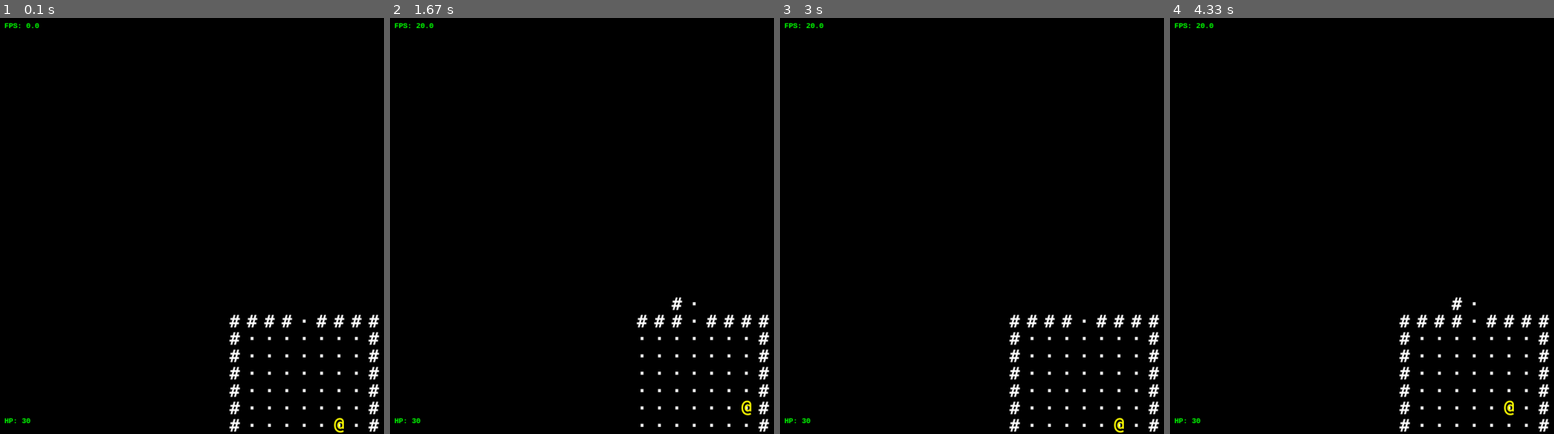
Above: before the commit, frames 1-4 (left to right).
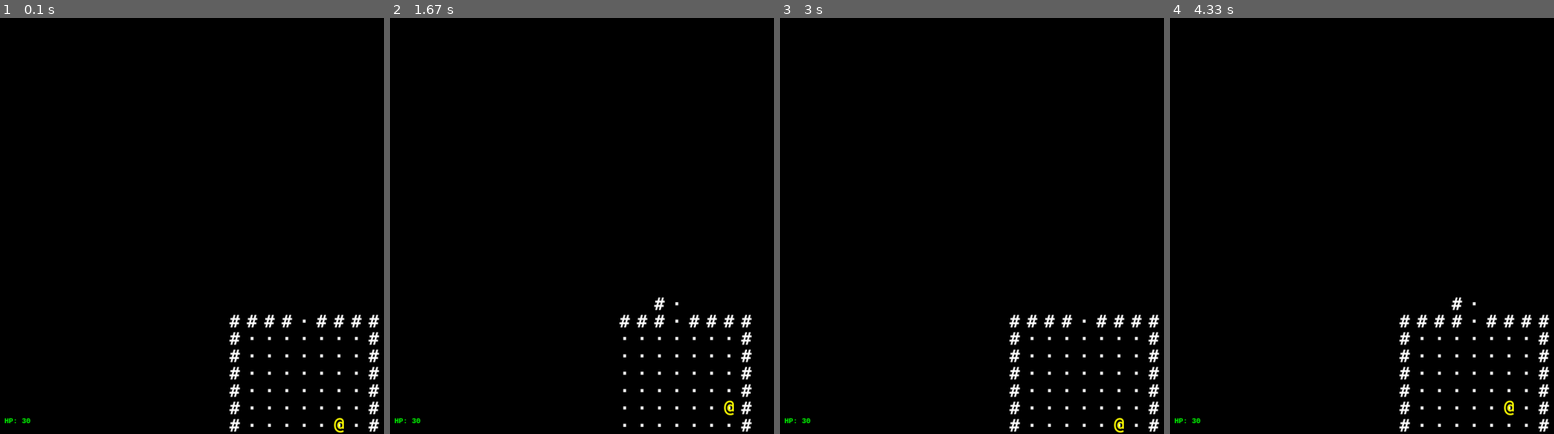
Above: after the commit, the same moments.

Repository: LukeMS/dnf_game
Game: pygame game, started from level.py
Same seed, same stepped clock (60 frames per second), same inputs: the game is played once before the commit and once after it.
Inputs:
- Up to frame 1 (0.1 s): no input
- Up to frame 2 (1.67 s): hold Right 0.33-0.8 s; hold Up 0.83-1.13 s
- Up to frame 3 (3 s): tap Space at 1.67 s; hold Left 2-2.53 s; hold Down 2.57-2.87 s
- Up to frame 4 (4.33 s): hold Left 3.33-3.73 s; hold Up 3.77-4.13 s; hold Right from 4.17 s (still down)

The runs differ from the first frame. In frame 1, less than 0.1% of the frame differs, in the area x 1-11%, y 1-3%; in frame 2, 1.3%, in the area x 1-99%, y 1-100%; in frame 3, less than 0.1%; in frame 4, less than 0.1%.

Commit message:
pygame-libtcod 3

Diff:
--- a/constants.py
+++ b/constants.py
@@ -22,6 +22,7 @@
 MAX_ROOMS = 30
 
 MAX_ROOM_MONSTERS = 3
+ROOM_ITEM_CHANCE = [80, 15, 5]
 
 
 class GameColor:
--- a/game.py
+++ b/game.py
@@ -236,4 +236,5 @@
         self.current_scene.start()
 
     def quit(self):
+        self.current_scene.quit()
         self.alive = False
--- a/game_types.py
+++ b/game_types.py
@@ -4,9 +4,18 @@
 class Position:
     # pygame.Rect
 
-    def __init__(self, x, y):
-        self.x = x
-        self.y = y
+    def __init__(self, *args):
+        pos = args[0]
+        if len(args) == 1 and isinstance(pos, (tuple, Position)):
+            self.x, self.y = pos
+        else:
+            self.x, self.y = args[0], args[1]
+
+    def __mod__(self, n):
+        if isinstance(n, (tuple, Position)):
+            return Position(self.x % n[0], self.y % n[1])
+        elif isinstance(n, (int, float)):
+            return Position(self.x % n, self.y % n)
 
     def __truediv__(self, n):
         if isinstance(n, tuple):
@@ -45,13 +54,21 @@
     def __str__(self):
         return "x, y: {}".format((self.x, self.y))
 
+    def __getitem__(self, key):
+        if key == 0:
+            return self.x
+        else:
+            return self.y
+
 
 if __name__ == '__main__':
     pos = Position(2, 4)
-    print(pos == (2, 4))
-    #print(pos == Position(2, 4))
-    #d = {}
-    #d[pos] = 1
-    #print(pos + (1, -1))
-    print(Position(2, 4) == Position(2, 5))
-    print(tuple(pos))
+    # print(pos == (2, 4))
+    # print(pos == Position(2, 4))
+    # d = {}
+    # d[pos] = 1
+    # print(pos + (1, -1))
+    # print(Position(2, 4) == Position(2, 5))
+    # print(tuple(pos))
+    path = [(2, 4), (1, 3)]
+    print(pos in path)
--- a/gamemap.py
+++ b/gamemap.py
@@ -27,13 +27,18 @@
             return self._objects
 
     def valid_tile(self, pos):
-        for obj in self.objects:
-            if obj.pos == pos and obj.blocks:
-                return False
-        return (
-            0 <= pos[0] < self.width and
-            0 <= pos[1] < self.height and
-            not self.get_cell_at_pos(pos).block_mov)
+        if not (
+            pos is not None and
+            not self.grid[pos].block_mov and
+            0 <= pos[0] < self.width
+            and 0 <= pos[1] < self.height
+        ):
+            return False
+        else:
+            for obj in self.objects:
+                if obj.pos == pos and obj.blocks:
+                    return False
+            return True
 
     def get_neighbors(self, pos):
         lst = []
--- /dev/null
+++ b/gui.py
@@ -0,0 +1,127 @@
+import os
+import pygame
+
+from constants import GameColor
+import resources
+
+
+class _Hud:
+    """Semi-Abstract object for subclassing"""
+    x = 16
+    y = 16
+    height = 26
+    font_size = 20
+    total_width = 160
+    alpha = 90
+    bar_color = GameColor.light_red
+    text_color_table = [
+        (range(0, 25), GameColor.dark_orange),
+        (range(25, 50), GameColor.yellow),
+        (range(50, 75), GameColor.lime),
+        (range(75, 101), GameColor.green)
+    ]
+
+    def __init__(self, name, value, maximum):
+        self.name = name
+        self.value = value
+        self.maximum = maximum
+        self.set_color()
+
+        self.screen = pygame.display.get_surface()
+
+        if self.alpha is None:
+            flags = 0
+        else:
+            flags = pygame.SRCALPHA
+            bar_color = list(self.bar_color)
+            bar_color.append(self.alpha)
+            self.bar_color = tuple(bar_color)
+
+        while True:
+            test_font = fonts.load('caladea-regular.ttf', self.font_size)
+            test_size = test_font.size(self.text)[0]
+            if test_size > self.total_width - 16:
+                self.font_size -= 1
+            else:
+                self.font = test_font
+                break
+        self.bg_surface = pygame.Surface(
+            (self.bar_width(), self.height), flags)
+        self.bg_rect = self.bg_surface.get_rect()
+        self.bg_rect.topleft = (self.x, self.y)
+
+    def bar_width(self, value=None):
+        if value is None:
+            return int(self.value / self.maximum * self.total_width)
+        else:
+            return int(value / self.maximum * self.total_width)
+
+    def set_value(self, value):
+        self.value = value
+        w, h = [self.bar_width(), self.bg_surface.get_height()]
+        if w < 1:
+            new_size = (1, h)
+        else:
+            new_size = (w, h)
+
+        self.bg_surface = pygame.transform.scale(self.bg_surface, new_size)
+
+        self.set_color()
+
+    def set_color(self):
+        self.text_color = self.get_color()
+
+    def get_color(self):
+        percent = self.percent
+        table = self.text_color_table
+
+        for i in range(len(table)):
+            rng = table[i][0]
+            color = table[i][1]
+            if percent in rng:
+                return color
+
+    def draw(self):
+        self.bg_surface.fill(self.bar_color)
+        self.screen.blit(self.bg_surface, self.bg_rect)
+
+        self.screen.blit(
+            self.font.render(self.text, 0, self.text_color),
+            (self.bg_rect.left + 8, self.bg_rect.top))
+
+    @property
+    def percent(self):
+        return int(self.value / self.maximum * 100)
+
+    @property
+    def text(self):
+        return str(self.name + " {}/{}".format(self.value, self.maximum))
+
+
+if __name__ == '__main__':
+    pygame.init()
+
+    # set up the window
+    DISPLAYSURF = pygame.display.set_mode((800, 600))
+
+    fonts = resources.Fonts(path=os.path.join("resources", "fonts"))
+
+    hud = _Hud(name="Health", value=100, maximum=100)
+    clock = pygame.time.Clock()
+    # run the game loop
+    running = True
+    while running:
+        DISPLAYSURF.fill(GameColor.black)
+
+        for event in pygame.event.get():
+            if event.type == pygame.QUIT:
+                running = False
+
+        hud.draw()
+        if True:
+            value = hud.value - 5
+            value = value % 100
+            hud.set_value(value)
+
+        pygame.display.update()
+        clock.tick(10)
--- a/level.py
+++ b/level.py
@@ -1,5 +1,8 @@
+import sys
 import random
-# import traceback
+import threading
+import time
+import traceback
 
 import pygame
 from pygame.locals import *
@@ -12,6 +15,7 @@
 # import rnd_gen
 import gamemap
 import fov
+from game_types import Position
 
 
 class LevelScene(BaseScene):
@@ -39,10 +43,16 @@
 
         self.place_objects()
 
-        self.offset = self.player // 2
-        print(self.player.pos, self.offset)
+        self.set_offset(self.player)
+        # print(self.player.pos, self.offset)
 
         self.set_fov()
+
+        self.thread_handle_turn = threading.Thread(
+            target=self.handle_turn, daemon=True)
+        self.thread_handle_turn.start()
+
+        self.pathing = []
 
     def place_objects(self):
         x, y = self.map.rooms[0].random_point(map=self.tiles)
@@ -97,27 +107,43 @@
 
         return False, None
 
+    def validate_pos(self, pos, mode='screen'):
+        if mode == 'screen':
+            x, y = pos
+            x = max(0, x)
+            x = min(self.max_x - SCREEN_COLS, x)
+
+            x = max(0, y)
+            x = min(self.max_y - SCREEN_ROWS, y)
+            return Position((x, y))
+
+    def set_offset(self, object):
+        self.offset = object // 2
+
     def scroll(self, rel):
         """scroll map using relative coordinates"""
         if not self.scrolling:
             return
 
-        self.offset = [self.offset[0] + rel[0], self.offset[1] + rel[1]]
-
-        self.offset[0] = max(0, self.offset[0])
-        self.offset[0] = min(self.max_x - SCREEN_COLS, self.offset[0])
-
-        self.offset[1] = max(0, self.offset[1])
-        self.offset[1] = min(self.max_y - SCREEN_ROWS, self.offset[1])
+        x, y = [self.offset[0] + rel[0], self.offset[1] + rel[1]]
+
+        x = max(0, x)
+        x = min(self.max_x - SCREEN_COLS, x)
+
+        y = max(0, y)
+        y = min(self.max_y - SCREEN_ROWS, y)
+
+        self.offset = Position(x, y)
 
         if DEBUG:
             print((self.offset))
 
     def set_fov(self):
+        self.set_offset(self.player)
         for y in range(SCREEN_ROWS):
             for x in range(SCREEN_COLS):
                 # draw tile at (x,y)
-                tile = self.tiles[x + self.offset[0], y + self.offset[1]]
+                tile = self.tiles[self.offset + (x, y)]
                 tile.visible = False
 
         fov.fieldOfView(self.player.x, self.player.y,
@@ -139,50 +165,73 @@
 
     def new_turn(self):
         self.turn += 1
-        # print("Turn {}".format(self.turn))
+        print("Turn {}".format(self.turn))
         self.player.active = True
         for object in self.objects:
                 object.active = True
 
     def handle_turn(self):
-        # all_done = True
-        for object in self.objects:
-            if object.ai and object.active:
-                object.ai.take_turn()
-                # all_done = False
-        # if all_done and not self.player.active:
-        if not self.player.active:
-            self.new_turn()
-
-    def on_update(self, force=False):
+        # thread_handle_turn
+        while True:
+            if self.game_state == 'playing':
+                self.pathing = []
+                for object in self.objects:
+                    if (
+                        object.ai and object.active and
+                        (object.next_to_vis or self.tiles[object.pos].visible)
+                    ):
+                        object.ai.take_turn()
+                        time.sleep(0.1)
+                    if object is not self.player:
+                        object.active = False
+
+                if not self.player.active:
+                    self.new_turn()
+            time.sleep(0.2)
+
+    def on_update(self):
         # loop all tiles, and draw
         for y in range(SCREEN_ROWS):
             for x in range(SCREEN_COLS):
                 # draw tile at (x,y)
-                tile = self.tiles[x + self.offset[0], y + self.offset[1]]
+                try:
+                    pos = self.offset + (x, y)
+                    tile = self.tiles[pos]
+                except KeyError:
+                    print("(x, y)", (x, y))
+                    print("self.offset", self.offset)
+                    print("pos", pos)
+                    print(traceback.format_exc())
+                    sys.exit(-1)
                 if tile.visible:
-                    self.game.gfx.draw(tile.id, (x, y))
+                    if pos not in self.remains:
+                        if pos in self.pathing:
+                            self.game.gfx.draw(tile.id, (x, y),
+                                               color=GameColor.red)
+                        else:
+                            self.game.gfx.draw(tile.id, (x, y))
                 elif tile.explored:
                     self.game.gfx.draw(tile.id, (x, y),
                                        color=GameColor.darkest_grey)
 
         self.remains.update()
         self.objects.update()
-        self.handle_turn()
+        # self.handle_turn()
         self.game.gfx.hud.text = "HP: {}".format(self.player.fighter.hp)
         self.game.gfx.hud.draw()
 
     def on_key_press(self, event):
-        if event.type == pygame.KEYDOWN:
-            if self.game_state == 'playing' and self.player.active:
-                if event.key == pygame.K_UP:
-                    self.player.action(0, -1)
-                elif event.key == pygame.K_DOWN:
-                    self.player.action(0, 1)
-                elif event.key == pygame.K_LEFT:
-                    self.player.action(-1, 0)
-                elif event.key == pygame.K_RIGHT:
-                    self.player.action(1, 0)
+        if self.game_state == 'playing' and self.player.active:
+            if event.key == pygame.K_UP:
+                self.player.action(0, -1)
+            elif event.key == pygame.K_DOWN:
+                self.player.action(0, 1)
+            elif event.key == pygame.K_LEFT:
+                self.player.action(-1, 0)
+            elif event.key == pygame.K_RIGHT:
+                self.player.action(1, 0)
+            elif event.key == pygame.K_SPACE:
+                self.player.action()
 
     def on_mouse_scroll(self, event):
         keys = pygame.key.get_pressed()
@@ -201,8 +250,14 @@
             else:
                 self.scroll((0, 1))
 
+    def quit(self):
+        # threading.Thread.
+        # self.thread_handle_turn
+        pass
+
 if __name__ == '__main__':
     from constants import LIMIT_FPS, SCREEN_WIDTH, SCREEN_HEIGHT
     game = Game(
         scene=LevelScene, framerate=LIMIT_FPS,
-        width=SCREEN_WIDTH, height=SCREEN_HEIGHT)
+        width=SCREEN_WIDTH, height=SCREEN_HEIGHT,
+        show_fps=False)
--- /dev/null
+++ b/msg_history.py
@@ -0,0 +1,62 @@
+import random
+
+import pygame
+from pygame import *
+
+Font = None
+"""
+generates mumble jumble forever
+"""
+
+class MsgLog:
+    ypos = 450
+
+    def drawhistory(win, history):
+        h = list(history)
+        h.reverse()
+        for line in h:
+            r = win.blit(line, (10, ypos))
+            # win.fill(0, (r.right, r.top, 620, r.height))
+            ypos -= Font.get_height()
+
+
+def main():
+    init()
+
+    win = display.set_mode((640, 480), RESIZABLE)
+    display.set_caption("Mouse Focus Workout")
+
+    global Font
+    Font = font.Font(None, 26)
+
+    history = []
+
+    clock = pygame.time.Clock()
+
+    going = True
+    while going:
+        for e in event.get():
+            if e.type == QUIT:
+                going = False
+            if e.type == KEYDOWN:
+                if e.key == K_ESCAPE:
+                    going = False
+
+        txt = "".join([mumble() for x in range(
+            5, random.randint(6, 36))])
+
+        img = Font.render(txt, 1, (50, 200, 50), (0, 0, 0))
+        history.append(img)
+        history = history[-30:]
+
+        drawhistory(win, history)
+
+        display.flip()
+
+        clock.tick(90)
+
+    quit()
+
+
+if __name__ == '__main__':
+    main()
--- a/pathfinder.py
+++ b/pathfinder.py
@@ -1,4 +1,5 @@
 import heapq
+import random
 
 
 class PriorityQueue:
@@ -24,7 +25,19 @@
         goal = tuple(end_pos)
 
         came_from, cost_so_far = cls.search(start, goal)
-        path = cls.reconstruct_path(came_from, start, goal)
+        try:
+            path = cls.reconstruct_path(came_from, start, goal)
+        except KeyError:
+            # import traceback
+            # print(traceback.format_exc())
+            path = [tuple(start_pos), random.choice(cls.neighbors(
+                start_pos, end_pos))]
+            # print("start_pos", start_pos)
+            # print("end_pos", end_pos)
+            # print("path", path)
+            # print("Error handled at AStarSearch.new_search")
+            # print("Remove forced quitting if everything is ok")
+            # exit()
         return path
 
     @staticmethod
@@ -73,7 +86,7 @@
         return reconstruct_path
 
     @classmethod
-    def neighbors(cls, node, goal):
+    def neighbors(cls, node, goal=None):
         dirs = [(1, 0), (0, 1), (-1, 0), (0, -1)]
         result = []
         for dir in dirs:
--- a/sprite.py
+++ b/sprite.py
@@ -82,18 +82,20 @@
     def take_turn(self):
         # a basic monster takes its turn. If you can see it, it can see you
         monster = self.owner
-        if monster.map.tiles[monster.pos].visible:
-            target = monster.map.player
-            # move towards player if far away
-            if monster.distance_to(monster.map.player) > 1:
-                # print("{} moves".format(monster.name))
-                monster.move_towards(target=target)
-
-            # close enough, attack! (if the player is still alive.)
-            elif target.fighter.hp > 0:
-                monster.fighter.attack(target)
-
-        monster.active = False
+
+        # if monster.map.tiles[monster.pos].visible:
+        target = monster.map.player
+        # move towards player if far away
+        if monster.distance_to(monster.map.player) > 1:
+            print("{} moves".format(monster.name))
+            monster.move_towards(target=target)
+
+        # close enough, attack! (if the player is still alive.)
+        elif target.fighter.hp > 0:
+            print("{} attacks".format(monster.name))
+            monster.fighter.attack(target)
+
+        # monster.active = False
 
 
 class GameObject(pygame.sprite.Sprite):
@@ -131,6 +133,18 @@
         if self.ai:  # let the AI component know who owns it
             self.ai.owner = self
 
+        self.set_next_to_vis()
+
+    # next to a visible tile
+    def set_next_to_vis(self):
+        for x in [-1, 0, 1]:
+            for y in [-1, 0, 1]:
+                n = self.pos + (x, y)
+                if self.map.tiles[n].visible:
+                    self.next_to_vis = True
+                    return
+        self.next_to_vis = False
+
     @property
     def pos(self):
         return Position(self.rect.x, self.rect.y)
@@ -157,9 +171,9 @@
 
     def __floordiv__(self, n):
         if isinstance(n, tuple):
-            return (int(self.x // n[0]), int(self.y // n[1]))
+            return Position(int(self.x // n[0]), int(self.y // n[1]))
         elif isinstance(n, (int, float)):
-            return (int(self.x // n), int(self.y // n))
+            return Position(int(self.x // n), int(self.y // n))
 
     def move(self, pos):
         blocked, obj = self.map.is_blocked(pos, self)
@@ -168,6 +182,7 @@
             # move by the given amount
             # print(self.name, "moving")
             self.pos = pos
+            self.set_next_to_vis()
 
     def move_towards(self, target):
         start_pos = self.pos
@@ -176,6 +191,13 @@
         path = self.map.map.new_path(start_pos, end_pos)
 
         if len(path) >= 2:
+
+            try:
+                self.map.pathing = []
+                for p in path[2:-1]:
+                    self.map.pathing.append(p)
+            except:
+                pass
             next_step = Position(*path[1])
         else:
             # the path must be blocked
@@ -227,21 +249,22 @@
         super().move(self.pos + dxy)
         self.map.set_fov()
 
-    def action(self, dx, dy):
-        # the coordinates the player is moving to/attacking
-        pos = self.pos + (dx, dy)
-
-        # try to find an attackable object there
-        target = None
-        for object in self.group:
-            if object.fighter and object.pos == pos:
-                target = object
-                break
-
-        if target is not None:
-            self.fighter.attack(target)
-        else:
-            self.move((dx, dy))
+    def action(self, dx=0, dy=0):
+        if not (dx == 0 == dy):
+            # the coordinates the player is moving to/attacking
+            pos = self.pos + (dx, dy)
+
+            # try to find an attackable object there
+            target = None
+            for object in self.group:
+                if object.fighter and object.pos == pos:
+                    target = object
+                    break
+
+            if target is not None:
+                self.fighter.attack(target)
+            else:
+                self.move((dx, dy))
 
         self.active = False
 
--- /dev/null
+++ b/thread.py
@@ -0,0 +1,51 @@
+import time
+import threading
+
+import pygame
+from pygame.color import Color
+
+
+def nexter1():
+    counter = 0
+    while 1:
+        print('myThread1:', counter)
+        counter += 1
+        time.sleep(10)
+
+
+def nexter2():
+    counter = 0
+    while 1:
+        print('myThread2:', counter)
+        counter += 1
+        time.sleep(5)
+
+
+pygame.init()
+
+screen = pygame.display.set_mode([640, 640])
+clock = pygame.time.Clock()
+font = pygame.font.SysFont("consolas", 25, True)
+count = 0
+pygame.display.set_caption("Test")
+
+done = False
+while not done:
+    screen.fill(Color('black'))
+    for event in pygame.event.get():  # User did something
+        if event.type == pygame.QUIT:  # If user clicked close
+            done = True
+
+    # Create new threads
+    thread1 = threading.Thread(target=nexter1)
+    thread2 = threading.Thread(target=nexter2)
+
+    # Start new Threads
+    thread1.start()
+    thread2.start()
+
+    output_string = "ACTUAL          %s" % count
+    text = font.render(output_string, True, Color('red'))
+    screen.blit(text, [250, 420])
+    clock.tick(20)
+    pygame.display.flip()
Binary file added: resources/fonts/caladea-bold.ttf
Binary file added: resources/fonts/caladea-bolditalic.ttf
Binary file added: resources/fonts/caladea-italic.ttf
Binary file added: resources/fonts/caladea-regular.ttf
Not shown, added: constants.pyc
Not shown, added: resources/fonts/LICENSE
